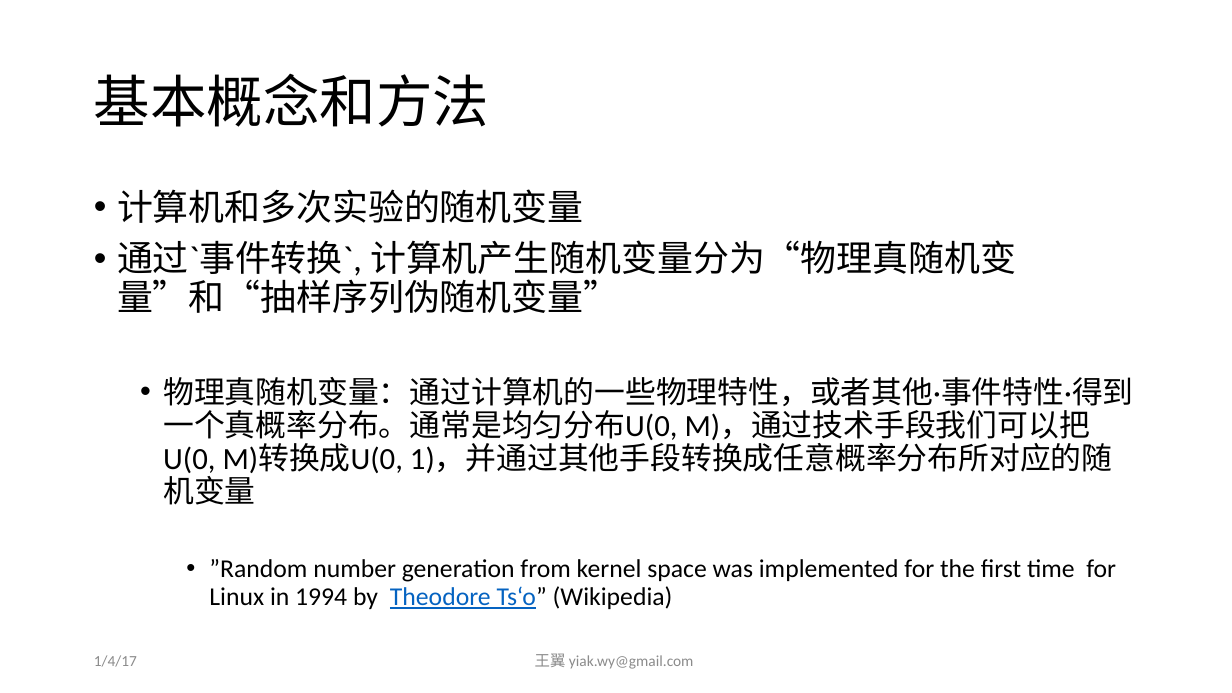
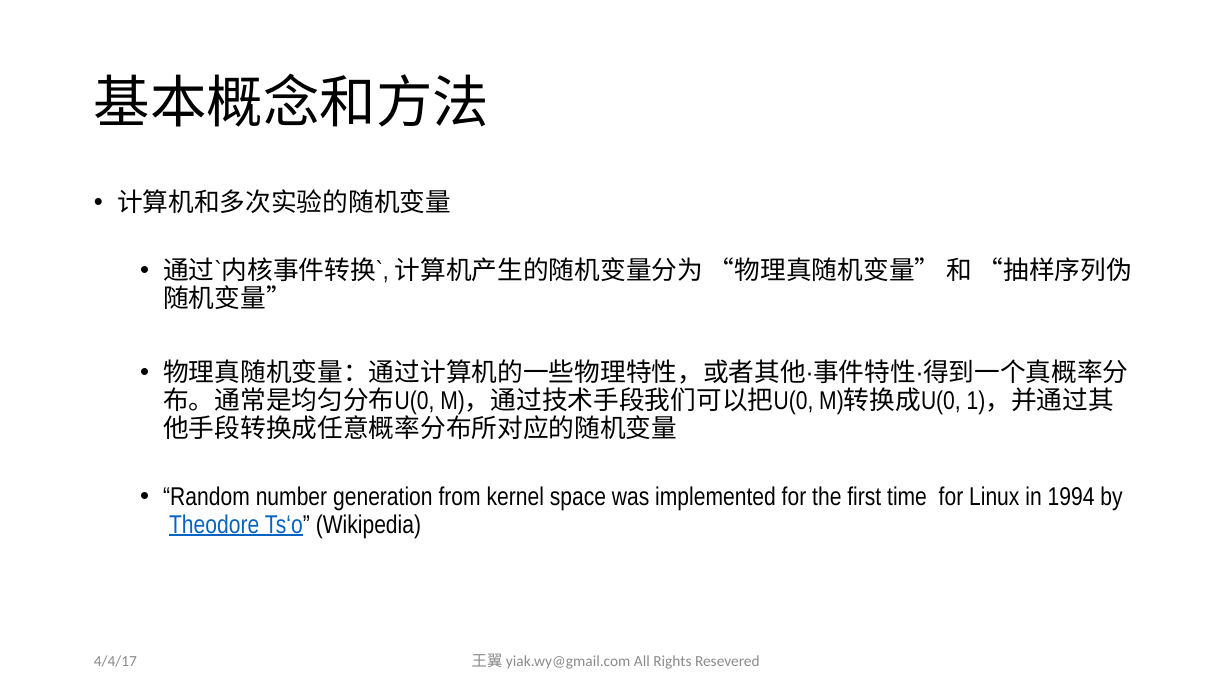
Before and after one commit to yiakwy/yiakwy.github.io, a slide deck: slide 20 of Computing Random Variables/Computing Random Variables.pptx (slide 12 before the commit). Drawn at 1232x693 pixels with LibreOffice and Linux fonts; fonts in the diff are those of the drawing. Boxes give left, top, right and bottom in pixels: in the first picture for what was removed or moved away, otherwise in the second. Text is boxed around its words. In the diff, an @@ line names an element or a change of style, - is before the commit and + after.

```diff
--- a/Computing Random Variables/Computing Random Variables.pptx
+++ b/Computing Random Variables/Computing Random Variables.pptx
@@ text at bbox=[117, 189, 1128, 439]: size 28 to 20 pt in "计算机和多次实验的随机变量"; font Calibri to Arial Narrow in "计算机和多次实验的随机变量", "物理真随机变量：通过计算机的一些物理特性，或者其他·事件特性·得到一个真概率分布。通常是均匀分布U(0, M)，通过技术 ..."; size 24 to 20 pt in "物理真随机变量：通过计算机的一些物理特性，或者其他·事件特性·得到一个真概率分布。通常是均匀分布U(0, M)，通过技术 ..." @@
@@ text at bbox=[163, 257, 1132, 309]: text changed; size 28 to 20 pt; font Calibri to Arial Narrow @@
-• 通过`事件转换`, 计算机产生随机变量分为“物理真随机变量”和“抽样序列伪随机变量”
+  • 通过`内核事件转换`, 计算机产生的随机变量分为 “物理真随机变量” 和 “抽样序列伪随机变量”
@@ text at bbox=[163, 486, 1122, 539]: text changed; font Calibri to Arial Narrow @@
-    • ”Random number generation from kernel space was implemented for the first time for Linux in 1994 by Theodore Ts‘o” (Wikipedia)
+  • “Random number generation from kernel space was implemented for the first time for Linux in 1994 by Theodore Ts‘o” (Wikipedia)
@@ text at bbox=[94, 655, 137, 667]: text changed @@
-1/4/17
+4/4/17
@@ text at bbox=[472, 653, 760, 669]: text changed @@
-王翼 yiak.wy@gmail.com
+王翼 yiak.wy@gmail.com All Rights Resevered
```
Also in this commit, not shown: 20 other slides changed, 14 slides added, 3 other files.
